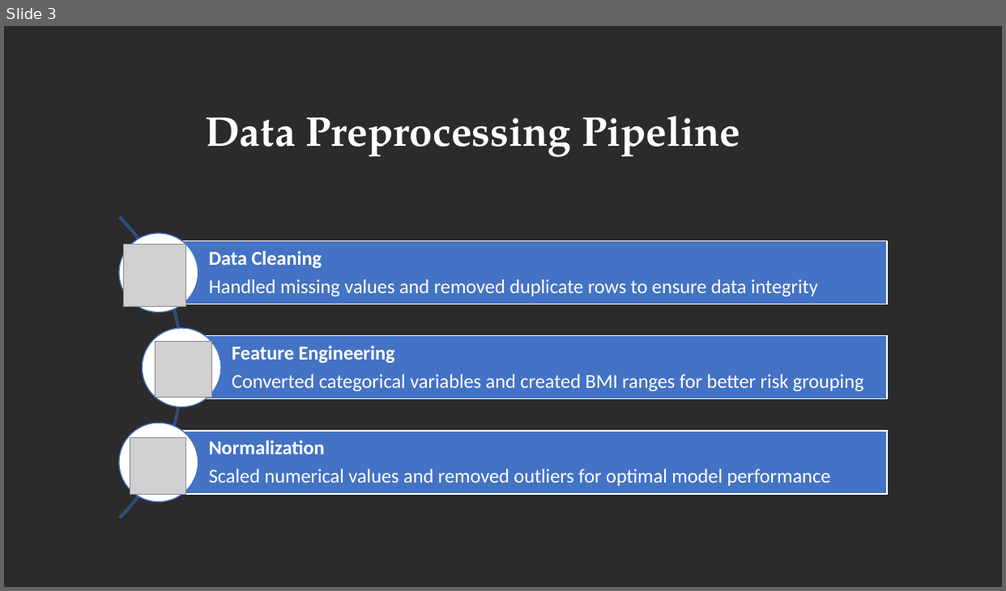
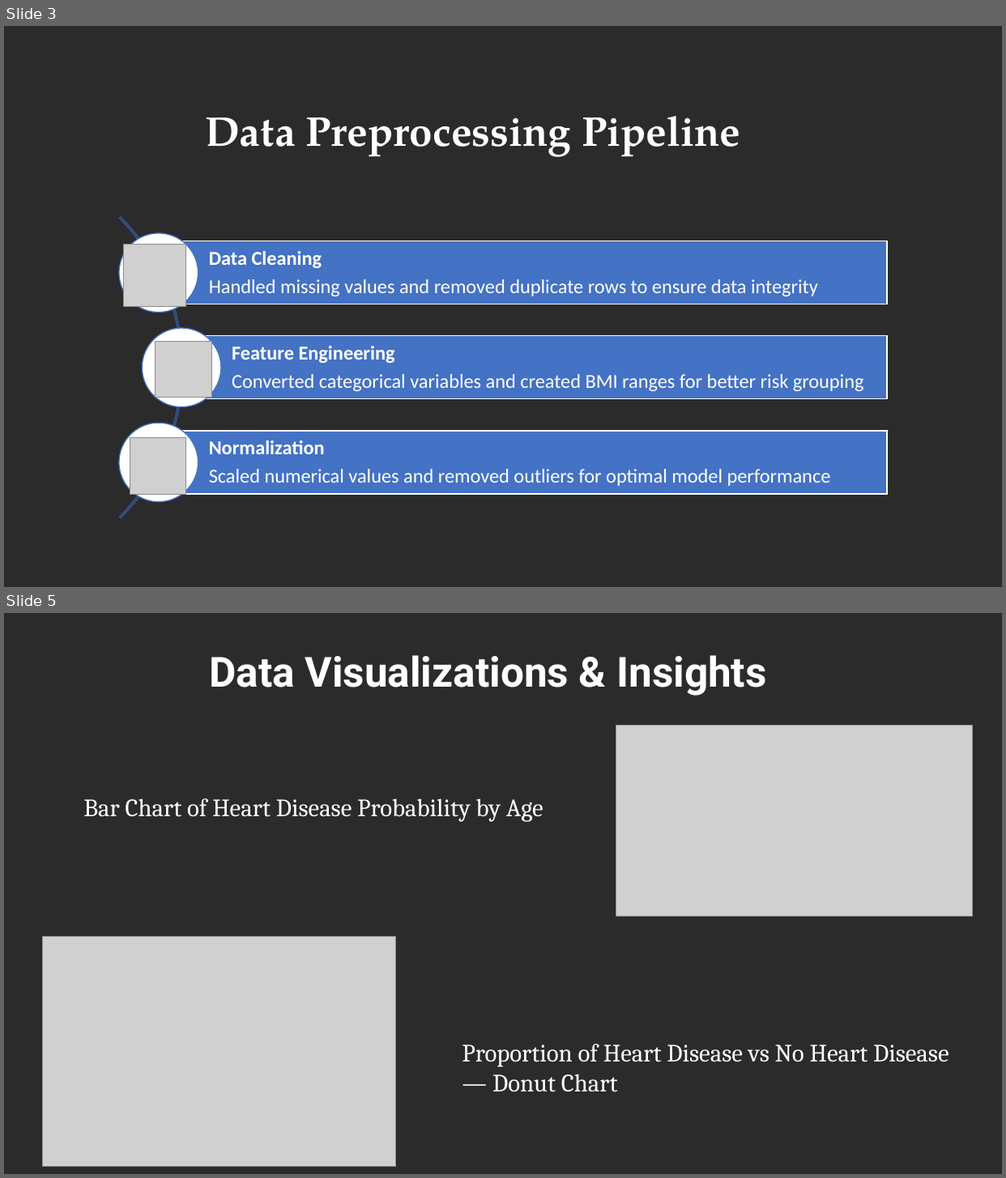
Before and after one commit to Kankana-Mondal/IBM-AI-ML, a slide deck: AI-ML.pptx. Shown one above the other, each under a label of ours: slide 3 before the commit, slides 3 and 5 after it; the slides between them are not shown. The pictures are 1006x591 and 1006x1178 pixels, drawn with LibreOffice and Linux fonts; fonts in the diff are those of the drawing; grey boxes stand for pictures; background and template pictures are left out; a plain dark background stands for a picture behind light text. Boxes give left, top, right and bottom in pixels: in the first picture for what was removed or moved away, otherwise in the second. Text is boxed around its words. In the diff, an @@ line names an element or a change of style, - is before the commit and + after.

```diff
--- a/AI-ML.pptx
+++ b/AI-ML.pptx
@@ slide 5 added at <box>4,613,1002,1174</box>, background picture (left out) @@
@@ text added at <box>209,655,766,696</box>, 40 pt, text #FFFFFF, bold @@
+Data Visualizations & Insights
@@ picture added at <box>616,726,973,916</box> @@
@@ text added at <box>83,798,543,822</box>, 24 pt, text #FFFFFF @@
+Bar Chart of Heart Disease Probability by Age
@@ picture added at <box>42,936,395,1167</box> @@
@@ text added at <box>462,1044,949,1093</box>, 24 pt, text #FFFFFF @@
+Proportion of Heart Disease vs No Heart Disease — Donut Chart
```
Also in this commit, not shown: 1 slide changed, 5 other slides added.
